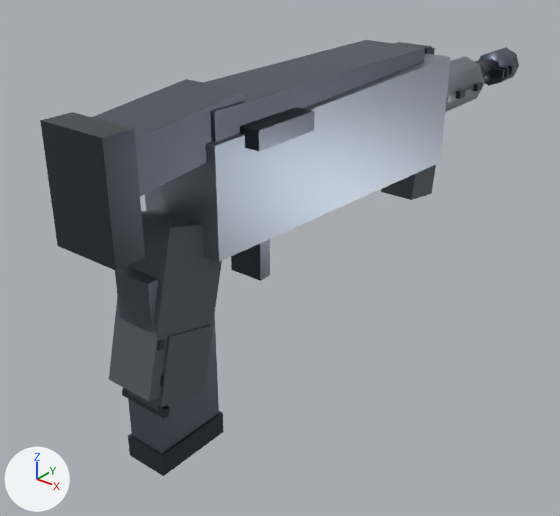
The Blender file assets/source/wpn_pulse_ar.blend as it was, and as the next commit left it.
Both versions are drawn from a 50 mm lens placed at (0.311, -0.354, 0.174), pointed at (-0.033, 0.075, -0.093). The axes (+X, +Y, +Z) are drawn at lower left. The lights are the same throughout. The older version comes first.

The first picture shows 'wpn_pulse_ar'.
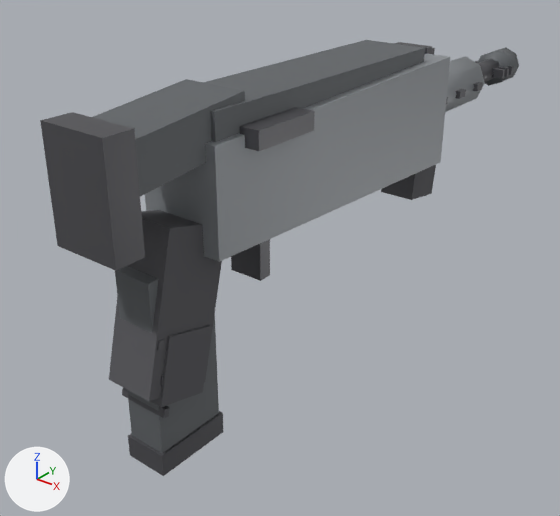
What differs and where, as boxes (x1, y1, x2, y2) in the pictures (560 x 516 px):
'wpn_pulse_ar', recoloured, surface changed: (40, 40, 517, 476) in both

The change in detail:
Material 'ns_trim' (mat_ns_trim) changes colour from greyish blue #454b55 to dark grey #555559; in linear values from (0.06, 0.07, 0.09) to (0.09, 0.09, 0.1).
In material 'ns_trim' (mat_ns_trim), metallic goes from 0.85 to 0.3.
In material 'ns_trim' (mat_ns_trim), roughness goes from 0.28 to 0.44.
Material 'ns_body' (mat_ns_body) changes colour from grey #959eaa to grey #93979b; in linear values from (0.3, 0.34, 0.4) to (0.29, 0.31, 0.33).
In material 'ns_body' (mat_ns_body), metallic goes from 0.72 to 0.25.
In material 'ns_body' (mat_ns_body), roughness goes from 0.38 to 0.52.
In material 'ns_body_dark' (mat_ns_body_dark), metallic goes from 0.66 to 0.18.
In material 'ns_body_dark' (mat_ns_body_dark), roughness goes from 0.42 to 0.62.
In material 'ns_energy_cyan' (mat_ns_energy_cyan), emission_strength is no longer 6.0.
